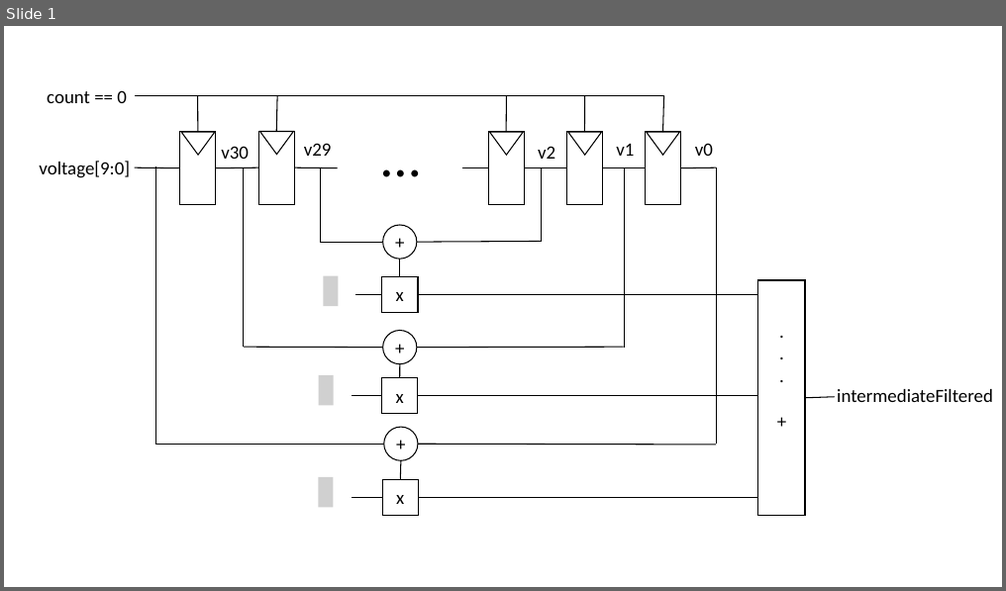
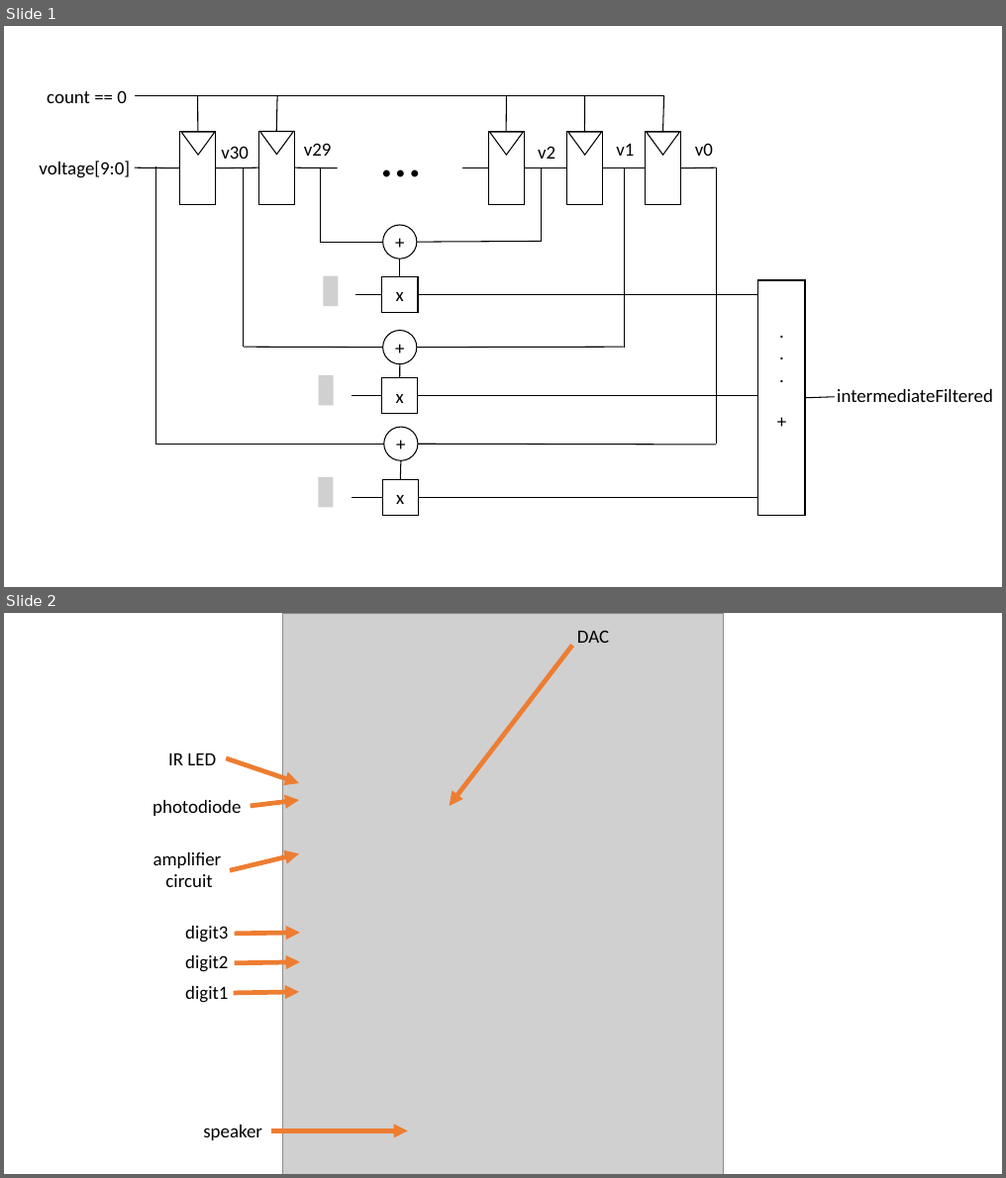
Before and after one commit to klm2193/E155_Final_Project, a slide deck: Kristina/diagrams.pptx. Shown one above the other, each under a label of ours: slide 1 before the commit, slides 1 and 2 after it. The pictures are 1006x591 and 1006x1178 pixels, drawn with LibreOffice and Linux fonts; fonts in the diff are those of the drawing; grey boxes stand for pictures. Boxes give left, top, right and bottom in pixels: in the first picture for what was removed or moved away, otherwise in the second. Text is boxed around its words. In the diff, an @@ line names an element or a change of style, - is before the commit and + after.

```diff
--- a/Kristina/diagrams.pptx
+++ b/Kristina/diagrams.pptx
@@ slide 2 added at <box>4,613,1002,1174</box>, background #FFFFFF @@
@@ picture added at <box>282,613,724,1174</box> @@
@@ text added at <box>577,630,609,643</box>, 18 pt, text #000000 @@
+DAC
@@ arrow added from (572, 646) to (450, 806), #ED7D31 4.5 pt @@
@@ text added at <box>168,754,216,765</box>, 18 pt, text #000000 @@
+IR LED
@@ arrow added from (227, 759) to (299, 783), #ED7D31 4.5 pt @@
@@ text added at <box>152,800,241,816</box>, 18 pt, text #000000 @@
+photodiode
@@ arrow added from (251, 806) to (299, 800), #ED7D31 4.5 pt @@
@@ text added at <box>153,853,222,887</box>, 18 pt, text #000000 @@
+amplifier
+circuit
@@ arrow added from (230, 870) to (299, 854), #ED7D31 4.5 pt @@
@@ text added at <box>185,926,228,943</box>, 18 pt, text #000000 @@
+digit3
@@ arrow added from (235, 934) to (300, 933), #ED7D31 4.5 pt @@
@@ text added at <box>185,956,228,972</box>, 18 pt, text #000000 @@
+digit2
@@ arrow added from (235, 963) to (300, 962), #ED7D31 4.5 pt @@
@@ text added at <box>185,986,228,1003</box>, 18 pt, text #000000 @@
+digit1
@@ arrow added from (234, 993) to (299, 992), #ED7D31 4.5 pt @@
@@ text added at <box>203,1125,262,1141</box>, 18 pt, text #000000 @@
+speaker
@@ arrow added from (271, 1131) to (408, 1131), #ED7D31 4.5 pt @@
```
Also in this commit, not shown: 4 other files.
